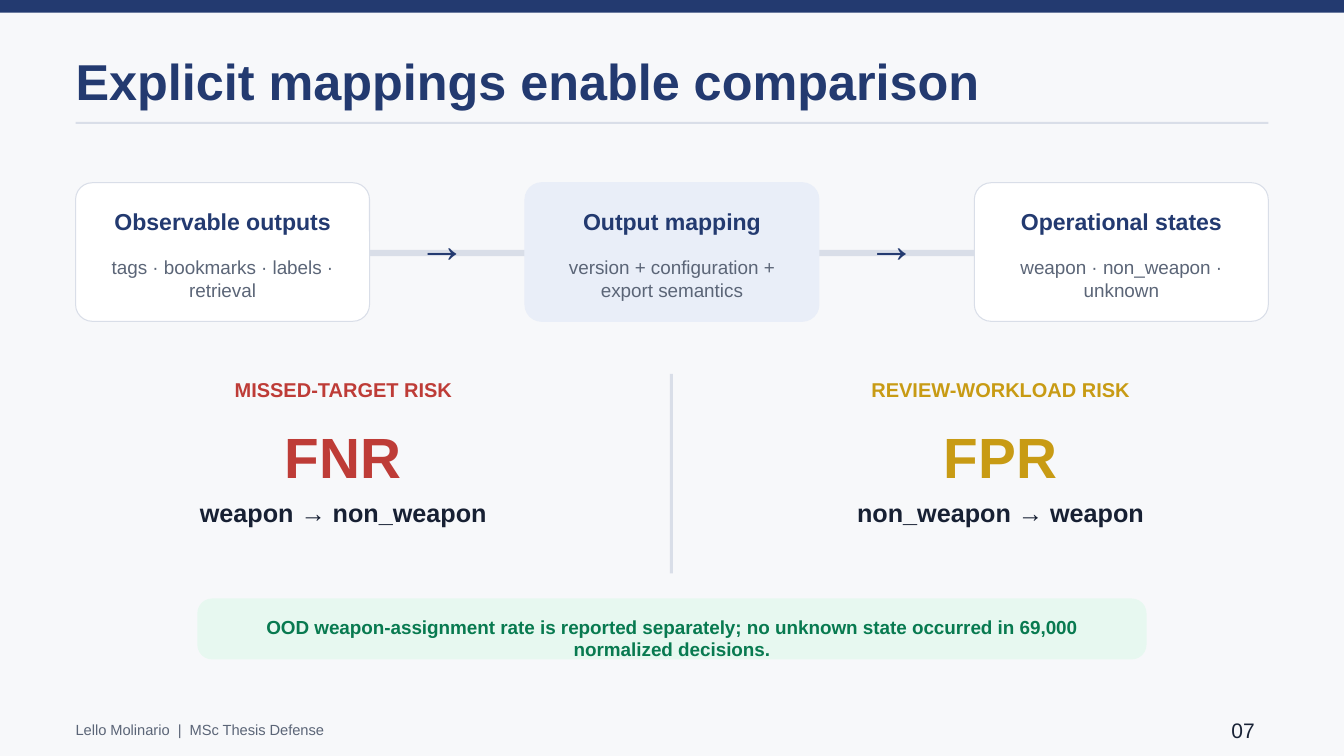
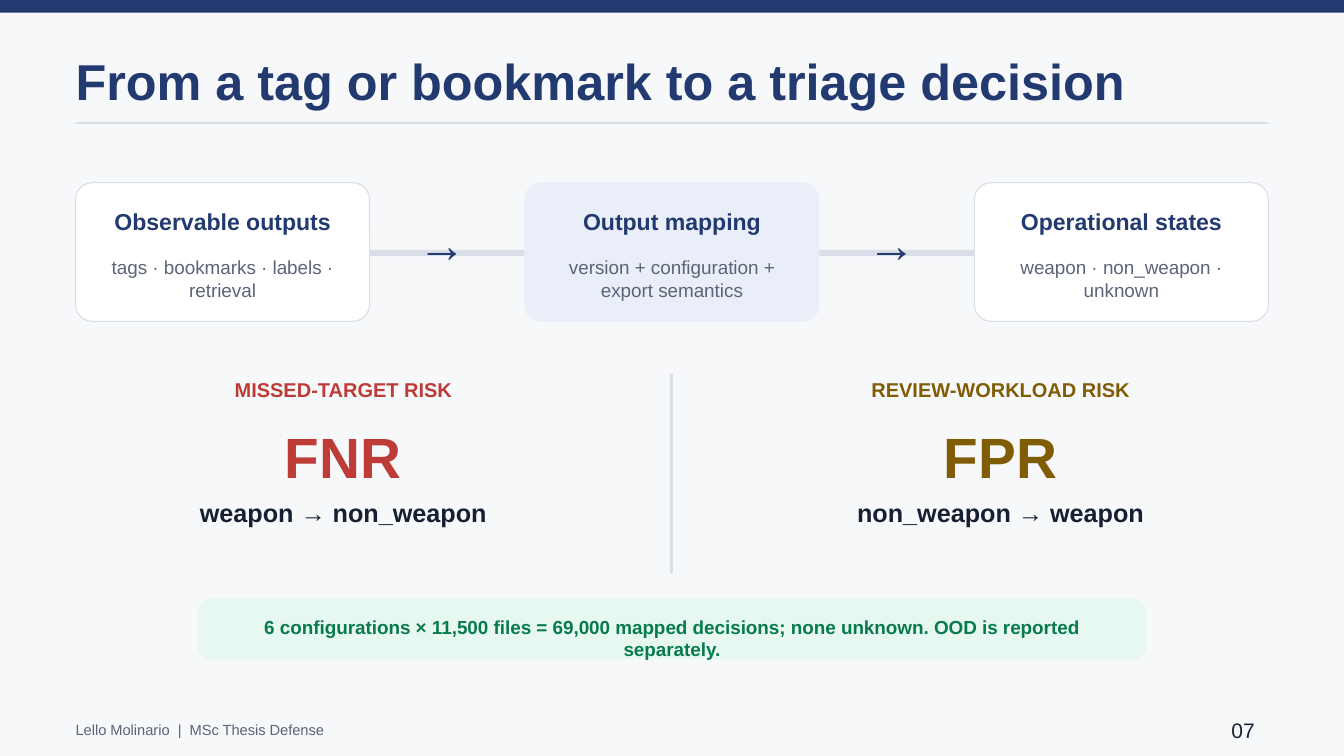
Before and after one commit to lmolinario/Molinario_Thesis_Defense_2026, a slide deck: slide 7 of Molinario_Thesis_Defense_2026.pptx. Drawn at 1344x756 pixels with LibreOffice and Linux fonts; fonts in the diff are those of the drawing. Boxes give left, top, right and bottom in pixels: in the first picture for what was removed or moved away, otherwise in the second. Text is boxed around its words. In the diff, an @@ line names an element or a change of style, - is before the commit and + after.

```diff
--- a/Molinario_Thesis_Defense_2026.pptx
+++ b/Molinario_Thesis_Defense_2026.pptx
@@ text at (76,63,1124,110): text changed @@
-Explicit mappings enable comparison
+From a tag or bookmark to a triage decision
@@ text "REVIEW-WORKLOAD RISK" at (871,383,1130,398): text colour #C89B14 to #805C05 @@
@@ text "FPR" at (944,439,1057,478): text colour #C89B14 to #805C05 @@
@@ text at (264,620,1079,638): text changed @@
-OOD weapon-assignment rate is reported separately; no unknown state occurred in 69,000 normalized decisions.
+6 configurations × 11,500 files = 69,000 mapped decisions; none unknown. OOD is reported separately.
```
Also in this commit, not shown: 18 other slides changed, 1 slide added, 1 slide removed, 1 other file.
